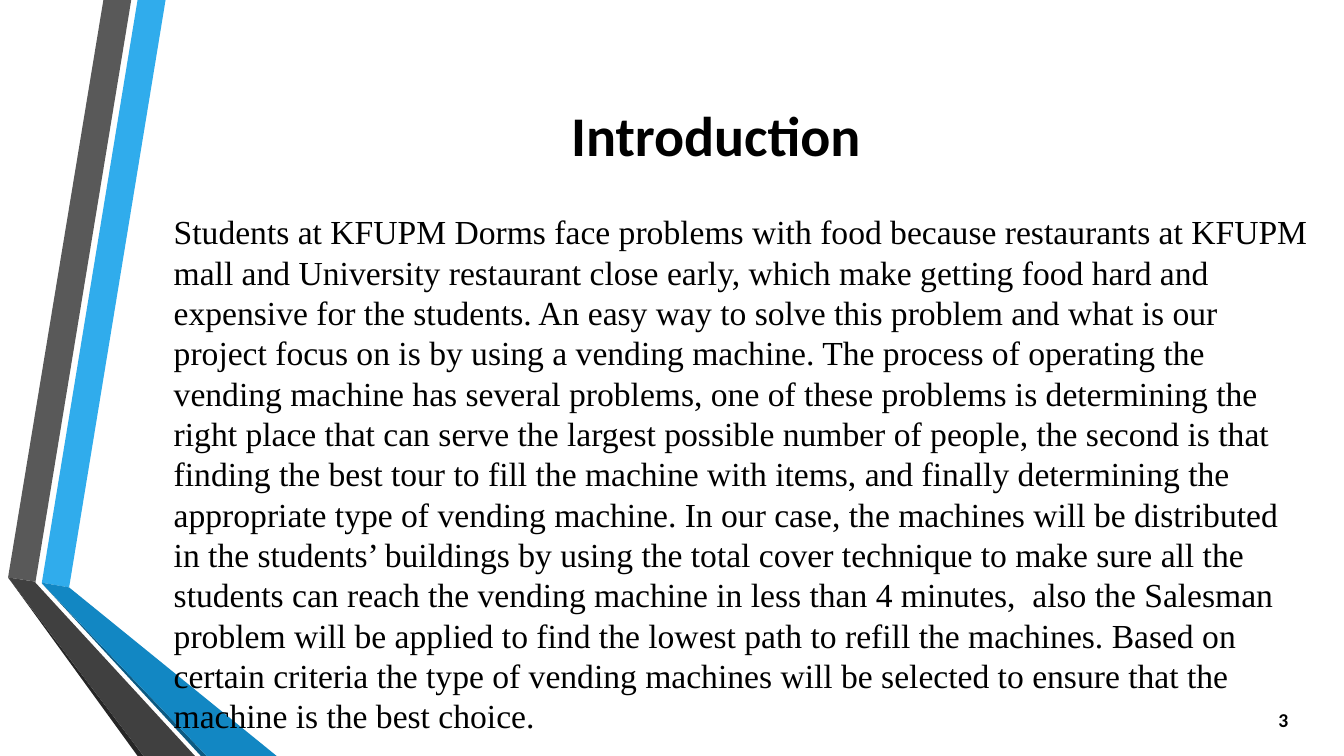
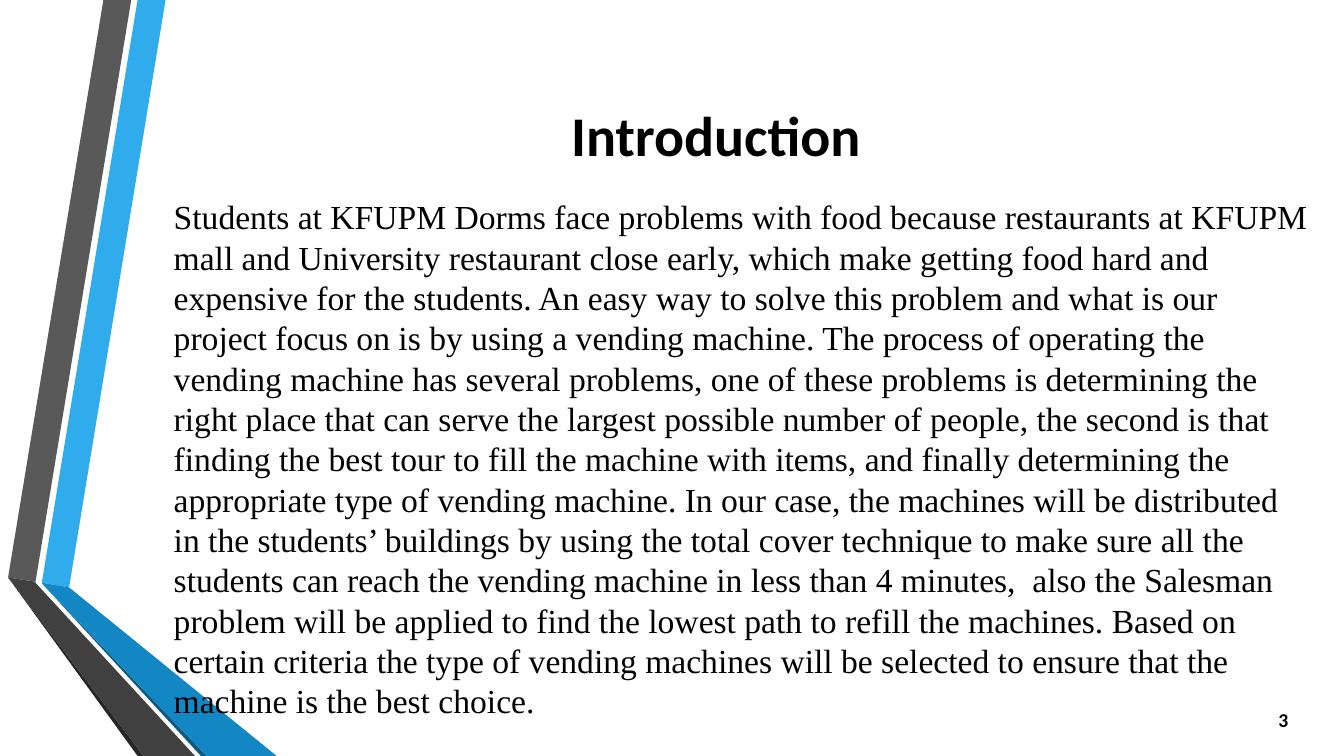
Before and after one commit to Mohammed-AlSaleem/Vending-Machines-in-KFUPM-Campus, a slide deck: slide 3 of SDP Presentation.pptx. Drawn at 1344x756 pixels with LibreOffice and Linux fonts; fonts in the diff are those of the drawing; background and template pictures are left out. Boxes give left, top, right and bottom in pixels: in the first picture for what was removed or moved away, otherwise in the second. Text is boxed around its words. In the diff, an @@ line names an element or a change of style, - is before the commit and + after.

```diff
--- a/SDP Presentation.pptx
+++ b/SDP Presentation.pptx
@@ text "Students at KFUPM Dorms face ...": place and size @@
-text "Students at KFUPM Dorms face ..." at [174, 220, 1307, 694]
+text "Students at KFUPM Dorms face ..." at [174, 205, 1307, 679]
```
Also in this commit, not shown: 1 other file.
